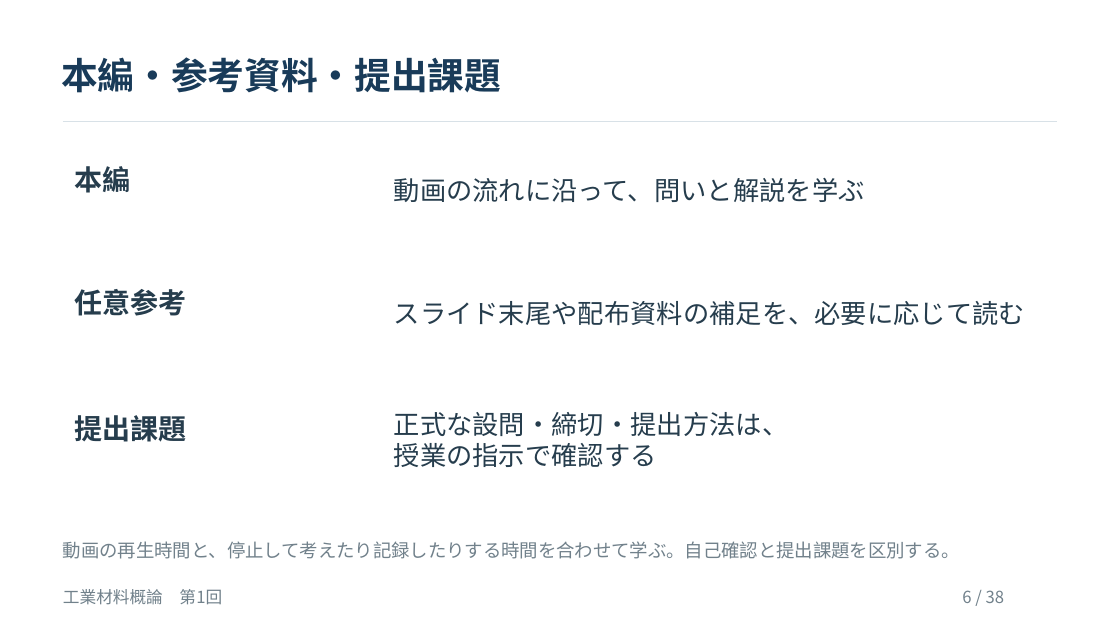
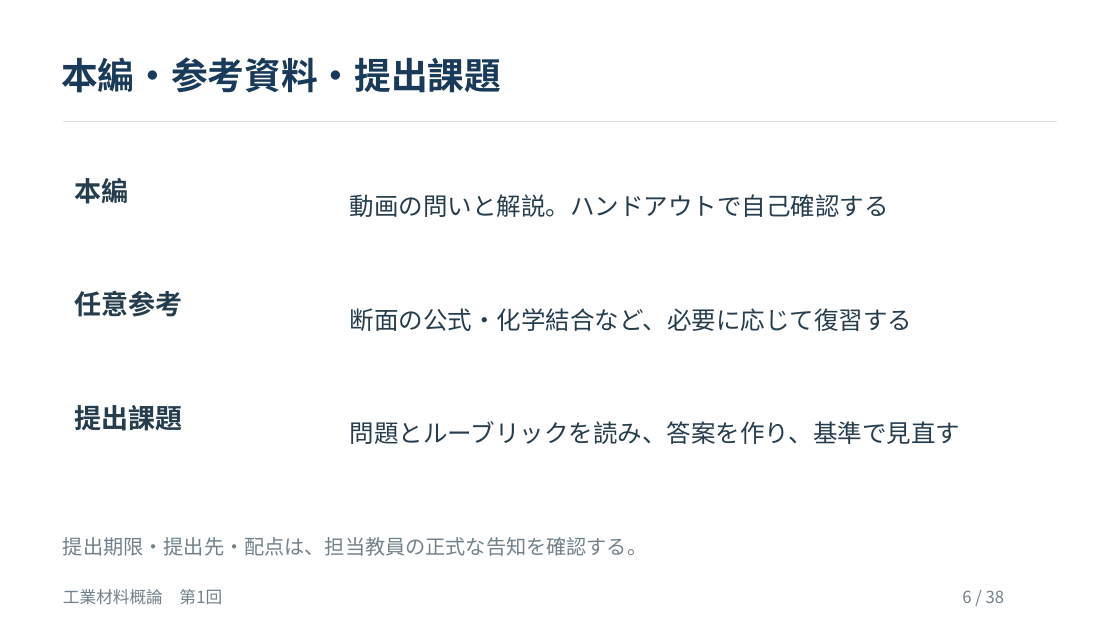
Before and after one commit to zooc-14calbp/industrial-materials-course, a slide deck: slide 6 of 学生用/第01回/01_授業スライド.pptx. Drawn at 1120x630 pixels with LibreOffice and Linux fonts; fonts in the diff are those of the drawing. Boxes give left, top, right and bottom in pixels: in the first picture for what was removed or moved away, otherwise in the second. Text is boxed around its words. In the diff, an @@ line names an element or a change of style, - is before the commit and + after.

```diff
--- a/学生用/第01回/01_授業スライド.pptx
+++ b/学生用/第01回/01_授業スライド.pptx
@@ size 24 to 23.2 pt in 3 elements at [74,290,182,317], [74,405,182,431], [74,178,128,204] @@
@@ text "本編": place and size @@
-text "本編" at [74,166,130,193]
+text "本編" at [74,178,128,204]
@@ text at [350,194,889,217]: text changed; size 22.5 to 21 pt @@
-動画の流れに沿って、問いと解説を学ぶ
+動画の問いと解説。ハンドアウトで自己確認する
@@ text at [350,308,912,331]: text changed; size 22.5 to 21 pt @@
-スライド末尾や配布資料の補足を、必要に応じて読む
+断面の公式・化学結合など、必要に応じて復習する
@@ text "提出課題": place and size @@
-text "提出課題" at [74,415,186,442]
+text "提出課題" at [74,405,182,431]
@@ text removed at [394,412,789,467] @@
-正式な設問・締切・提出方法は、
-授業の指示で確認する
@@ text added at [350,421,960,444], 21 pt, text #263D4D @@
+問題とルーブリックを読み、答案を作り、基準で見直す
@@ text at [63,537,647,556]: text changed; size 15.8 to 17.2 pt @@
-動画の再生時間と、停止して考えたり記録したりする時間を合わせて学ぶ。自己確認と提出課題を区別する。
+提出期限・提出先・配点は、担当教員の正式な告知を確認する。
```
Also in this commit, not shown: 3 other slides changed, 1 slide added, 1 slide removed, 9 other files.
